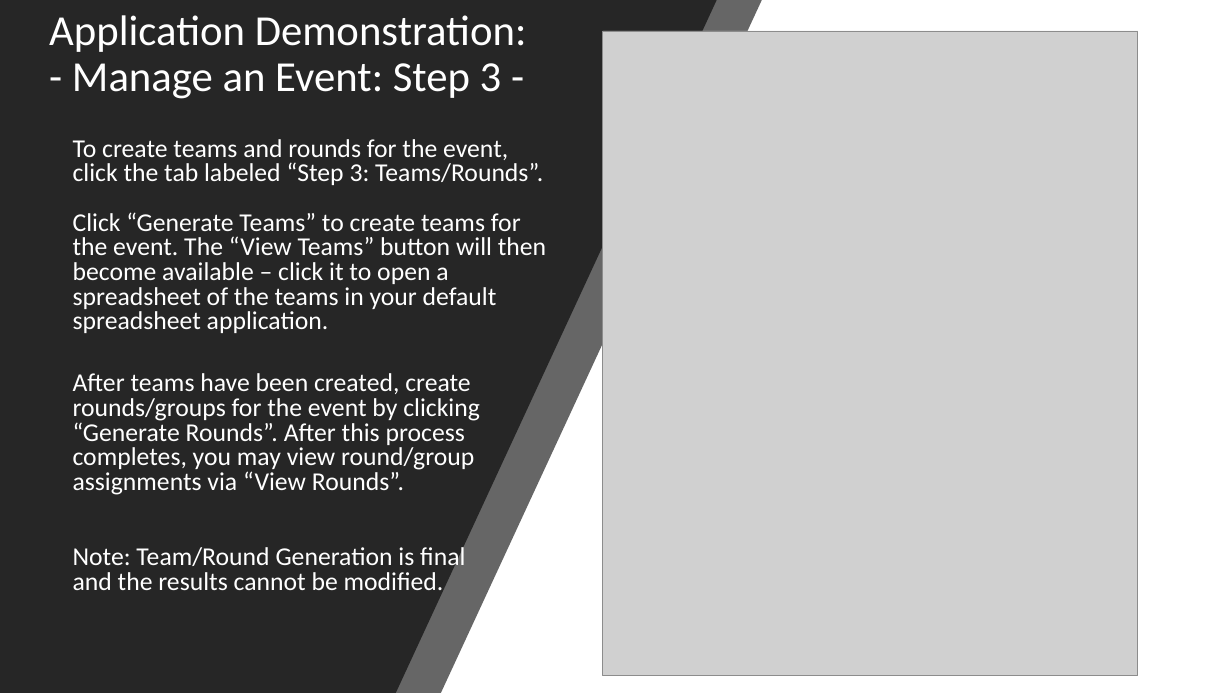
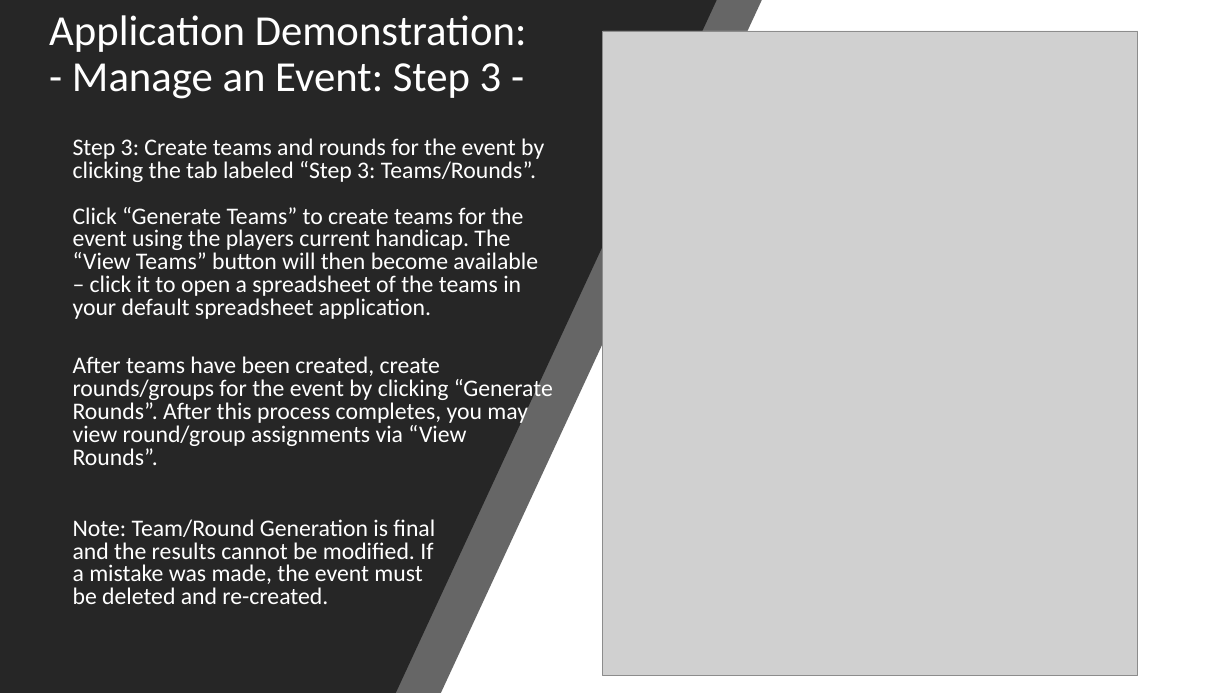
Before and after one commit to dustinfast/TeamPlayTracker, a slide deck: slide 6 of InstructionManual/TeamPlayTrackerHowTo.pptx (slide 14 before the commit). Drawn at 1232x693 pixels with LibreOffice and Linux fonts; fonts in the diff are those of the drawing; grey boxes stand for pictures. Boxes give left, top, right and bottom in pixels: in the first picture for what was removed or moved away, otherwise in the second. Text is boxed around its words. In the diff, an @@ line names an element or a change of style, - is before the commit and + after.

```diff
--- a/InstructionManual/TeamPlayTrackerHowTo.pptx
+++ b/InstructionManual/TeamPlayTrackerHowTo.pptx
@@ text at (73,138,544,319): text changed; size 20 to 18.5 pt @@
-To create teams and rounds for the event, click the tab labeled “Step 3: Teams/Rounds”.
-Click “Generate Teams” to create teams for the event. The “View Teams” button will then become available – click it to open a spreadsheet of the teams in your default spreadsheet application.
+Step 3: Create teams and rounds for the event by clicking the tab labeled “Step 3: Teams/Rounds”.
+Click “Generate Teams” to create teams for the event using the players current handicap. The “View Teams” button will then become available – click it to open a spreadsheet of the teams in your default spreadsheet application.
@@ text at (73,356,553,465): size 20 to 18.5 pt in "After teams have been created, create rounds/groups ..." @@
@@ text at (73,519,435,604): text changed; size 20 to 18.5 pt @@
-Note: Team/Round Generation is final
-and the results cannot be modified.
+Note: Team/Round Generation is final
+and the results cannot be modified. If
+a mistake was made, the event must
+be deleted and re-created.
```
Also in this commit, not shown: 7 other slides changed, 8 slides removed.
